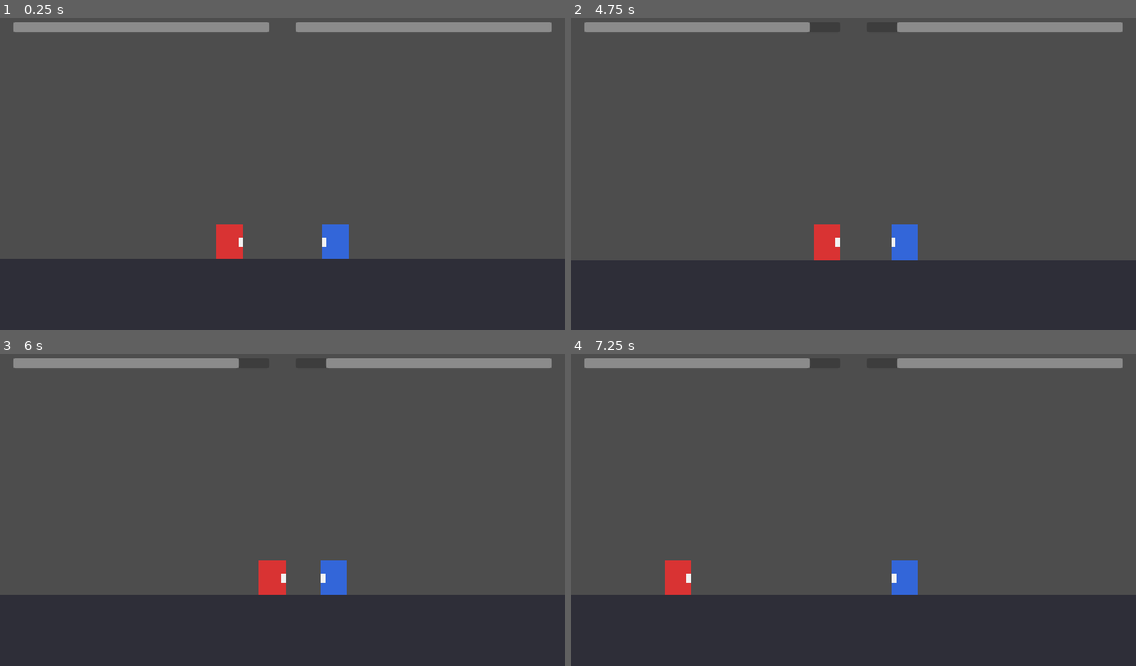
Above: before the commit, frames 1-4 (two rows, left to right).
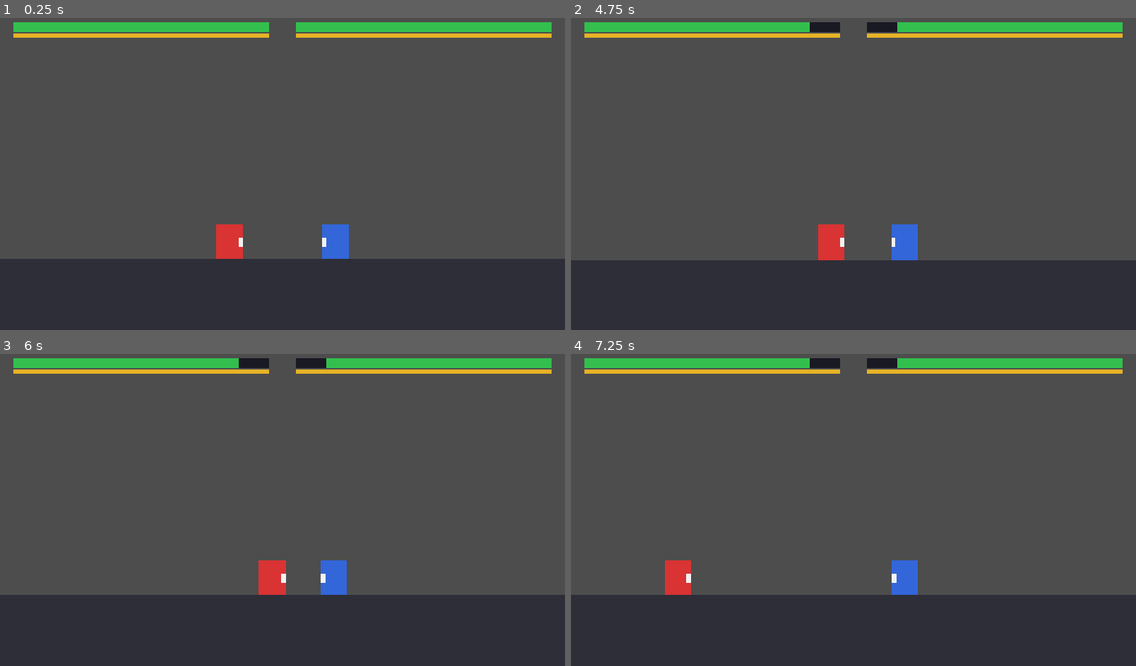
Above: after the commit, the same moments.

Repository: al5ina5/fighter
Game: Godot game, scene res://scenes/Battle.tscn
Two runs of this game, one before a commit and one after it. Both use one fixed random seed, a clock stepped at 60 frames per second and the inputs below.
Inputs (mouse positions are in pixels of both pictures, inside the frame that each line leads up to):
- Up to frame 1 (0.25 s): no input
- Up to frame 2 (4.75 s): tap Enter at 0.5, 3.5 s; move the mouse to (977, 155) at 0.52 s; hold D (p1_move_right) 0.53-2.03 s; tap S (p1_block, bound only after the commit) at 0.6, 1.55, 3.05, 4.55 s; click (977, 155) at 0.67 s; tap W (p1_jump) at 0.77, 1.52, 3.02, 3.77, 4.52 s; tap Down (p2_block, bound only after the commit) at 0.8, 1.35, 2.3, 3.8 s; move the mouse to (740, 186) at 1.27 s; tap Space at 2 s; move the mouse to (910, 102) at 2.02 s; hold A (p1_move_left) 2.03-2.78 s; tap G (p1_heavy) at 2.1 s; move the mouse to (825, 236) at 2.77 s; hold D (p1_move_right) 2.78-4.28 s; tap F (p1_light) at 2.85 s; click (825, 236) at 2.92 s; move the mouse to (1023, 217) at 3.52 s; tap L (p2_heavy) at 3.6 s; move the mouse to (684, 124) at 4.27 s; hold A (p1_move_left) from 4.28 s (still down); tap K (p2_light) at 4.35 s
- Up to frame 3 (6 s): move the mouse to (310, 506) at 5.02 s; release A (p1_move_left) at 5.03 s; hold D (p1_move_right) 5.03-5.78 s; tap Left (p2_move_left) at 5.1 s; click (310, 506) at 5.17 s; tap Down (p2_block, bound only after the commit) at 5.3 s; move the mouse to (197, 428) at 5.77 s; hold A (p1_move_left) from 5.78 s (still down); tap Right (p2_move_right) at 5.85 s
- Up to frame 4 (7.25 s): keep holding A (p1_move_left); tap W (p1_jump) at 6.02, 6.77 s; tap S (p1_block, bound only after the commit) at 6.05, 6.6 s; move the mouse to (977, 491) at 6.52 s; tap Down (p2_block, bound only after the commit) at 6.8 s

The runs differ from the first frame. In frame 1, 4.1% of the frame differs, in the area x 2-98%, y 1-7%; in frame 2, 4.3%, in the area x 2-98%, y 1-78%; in frame 3, 4.1%; in frame 4, 4.1%.

Commit message:
Step 6: blocking with chip damage + guard bar that breaks into a punish window

Diff:
--- a/scenes/Battle.tscn
+++ b/scenes/Battle.tscn
@@ -8,6 +8,15 @@
 
 [sub_resource type="RectangleShape2D" id="RectangleShape2D_wall"]
 size = Vector2(40, 400)
+
+[sub_resource type="StyleBoxFlat" id="StyleBoxFlat_bg"]
+bg_color = Color(0.1, 0.1, 0.14, 1)
+
+[sub_resource type="StyleBoxFlat" id="StyleBoxFlat_hp"]
+bg_color = Color(0.2, 0.75, 0.3, 1)
+
+[sub_resource type="StyleBoxFlat" id="StyleBoxFlat_guard"]
+bg_color = Color(0.9, 0.7, 0.15, 1)
 
 [node name="Battle" type="Node2D"]
 script = ExtResource("1")
@@ -57,6 +66,18 @@
 offset_top = 20.0
 offset_right = 610.0
 offset_bottom = 44.0
+theme_override_styles/background = SubResource("StyleBoxFlat_bg")
+theme_override_styles/fill = SubResource("StyleBoxFlat_hp")
+value = 100.0
+show_percentage = false
+
+[node name="P1Guard" type="ProgressBar" parent="HUD"]
+offset_left = 30.0
+offset_top = 47.0
+offset_right = 610.0
+offset_bottom = 57.0
+theme_override_styles/background = SubResource("StyleBoxFlat_bg")
+theme_override_styles/fill = SubResource("StyleBoxFlat_guard")
 value = 100.0
 show_percentage = false
 
@@ -65,6 +86,19 @@
 offset_top = 20.0
 offset_right = 1250.0
 offset_bottom = 44.0
+theme_override_styles/background = SubResource("StyleBoxFlat_bg")
+theme_override_styles/fill = SubResource("StyleBoxFlat_hp")
+value = 100.0
+show_percentage = false
+fill_mode = 1
+
+[node name="P2Guard" type="ProgressBar" parent="HUD"]
+offset_left = 670.0
+offset_top = 47.0
+offset_right = 1250.0
+offset_bottom = 57.0
+theme_override_styles/background = SubResource("StyleBoxFlat_bg")
+theme_override_styles/fill = SubResource("StyleBoxFlat_guard")
 value = 100.0
 show_percentage = false
 fill_mode = 1
--- a/scripts/Battle.gd
+++ b/scripts/Battle.gd
@@ -2,6 +2,8 @@
 
 @onready var p1_bar: ProgressBar = $HUD/P1Bar
 @onready var p2_bar: ProgressBar = $HUD/P2Bar
+@onready var p1_guard: ProgressBar = $HUD/P1Guard
+@onready var p2_guard: ProgressBar = $HUD/P2Guard
 @onready var ko_label: Label = $HUD/KOLabel
 
 var player1
@@ -21,6 +23,8 @@
 	if player1 != null and player2 != null:
 		p1_bar.value = maxf(player1.health, 0.0)
 		p2_bar.value = maxf(player2.health, 0.0)
+		p1_guard.value = maxf(player1.guard, 0.0)
+		p2_guard.value = maxf(player2.guard, 0.0)
 
 
 func _on_ko(winner) -> void:
--- a/scripts/InputSetup.gd
+++ b/scripts/InputSetup.gd
@@ -8,12 +8,14 @@
 	_key_action("p1_jump", [KEY_W, KEY_SPACE], JOY_BUTTON_A, 0)
 	_key_action("p1_light", [KEY_F], JOY_BUTTON_X, 0)
 	_key_action("p1_heavy", [KEY_G], JOY_BUTTON_Y, 0)
+	_key_action("p1_block", [KEY_S], JOY_BUTTON_LEFT_SHOULDER, 0)
 	# Player 2 — keyboard (arrows) + controller slot 1
 	_key_action("p2_move_left", [KEY_LEFT])
 	_key_action("p2_move_right", [KEY_RIGHT])
 	_key_action("p2_jump", [KEY_UP, KEY_ENTER], JOY_BUTTON_A, 1)
 	_key_action("p2_light", [KEY_K], JOY_BUTTON_X, 1)
 	_key_action("p2_heavy", [KEY_L], JOY_BUTTON_Y, 1)
+	_key_action("p2_block", [KEY_DOWN], JOY_BUTTON_LEFT_SHOULDER, 1)
 
 
 func _key_action(action: StringName, keys: Array, pad_button: int = -1, pad_device: int = 0) -> void:
--- a/scripts/Player.gd
+++ b/scripts/Player.gd
@@ -4,6 +4,7 @@
 const SPEED := 300.0
 const JUMP_VELOCITY := -400.0
 const GRAVITY := 980.0
+const GUARD_MAX := 100.0
 
 const LIGHT := {
 	"windup": 0.10, "active": 0.10, "recovery": 0.20,
@@ -16,7 +17,7 @@
 
 signal died
 
-enum State { IDLE, ATTACK, HURT, KO }
+enum State { IDLE, ATTACK, HURT, KO, BLOCK }
 
 @export var player_number: int = 1
 @export var body_color: Color = Color(0.85, 0.2, 0.2)
@@ -28,6 +29,7 @@
 @onready var hitbox_debug: ColorRect = $Hitbox/DebugRect
 
 var health := 100.0
+var guard := GUARD_MAX
 var state: int = State.IDLE
 var facing := 1
 var hurt_timer := 0.0
@@ -62,12 +64,20 @@
 				state = State.IDLE
 		State.KO:
 			velocity.x *= 0.9
-
+		State.BLOCK:
+			velocity.x = 0.0
+			if not _block_held() or not is_on_floor():
+				state = State.IDLE
+
+	visual.modulate = Color(0.7, 0.7, 1.0) if state == State.BLOCK else Color.WHITE
 	move_and_slide()
 	_update_flash(delta)
 
 
 func _apply_idle() -> void:
+	if _block_held() and is_on_floor():
+		state = State.BLOCK
+		return
 	if _jump_pressed() and is_on_floor():
 		velocity.y = JUMP_VELOCITY
 		return
@@ -120,6 +130,10 @@
 
 
 func take_hit(dmg: float, source_x: float, kb: float) -> void:
+	if state == State.BLOCK:
+		_blocked_hit(dmg, source_x, kb)
+		return
+
 	health -= dmg
 	state = State.HURT
 	hurt_timer = 0.25
@@ -138,6 +152,25 @@
 		emit_signal("died")
 
 
+func _blocked_hit(dmg: float, source_x: float, kb: float) -> void:
+	health -= dmg * 0.15
+	guard -= dmg * 1.5
+	var dir_away := 1.0 if global_position.x >= source_x else -1.0
+	velocity = Vector2(dir_away * kb * 0.4, 0.0)
+	visual.self_modulate = Color(1.5, 1.5, 1.5)
+	flash_timer = 0.08
+	Effects.hitstop(0.03)
+	Effects.add_shake(2.0)
+	print("BLOCKED chip=", dmg * 0.15, " guard=", guard)
+	if guard <= 0.0:
+		guard = GUARD_MAX
+		state = State.HURT
+		hurt_timer = 0.6
+		velocity = Vector2(dir_away * kb * 1.2, -150.0)
+		Effects.add_shake(9.0)
+		print("GUARD BREAK!")
+
+
 func _update_flash(delta: float) -> void:
 	if flash_timer > 0.0:
 		flash_timer -= delta
@@ -168,6 +201,10 @@
 
 func _heavy_pressed() -> bool:
 	return Input.is_action_just_pressed(_action("heavy"))
+
+
+func _block_held() -> bool:
+	return Input.is_action_pressed(_action("block"))
 
 
 func _action(name: String) -> StringName:
Not shown: 1 places in scenes/Battle.tscn that only renumber resources
